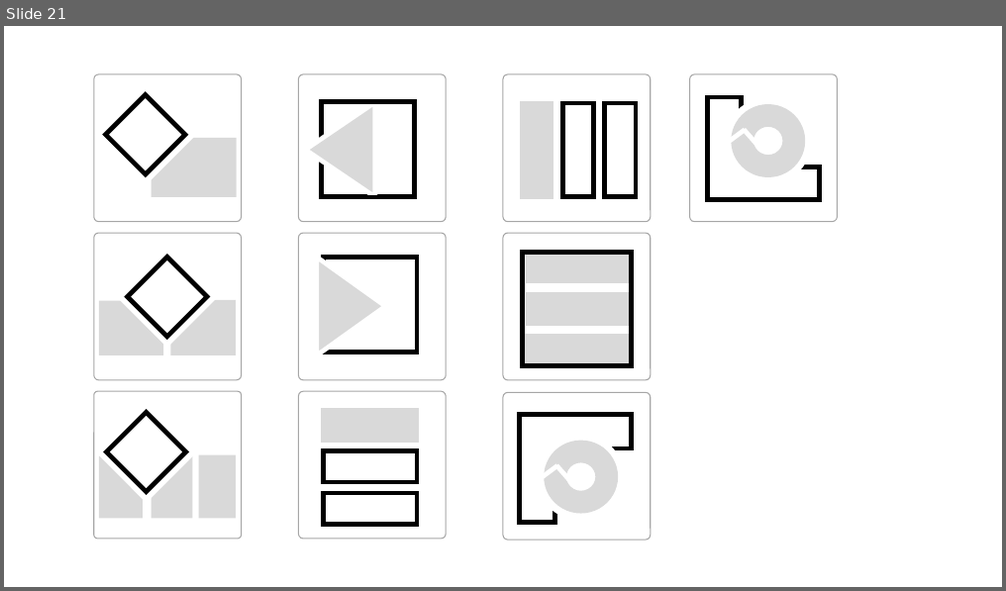
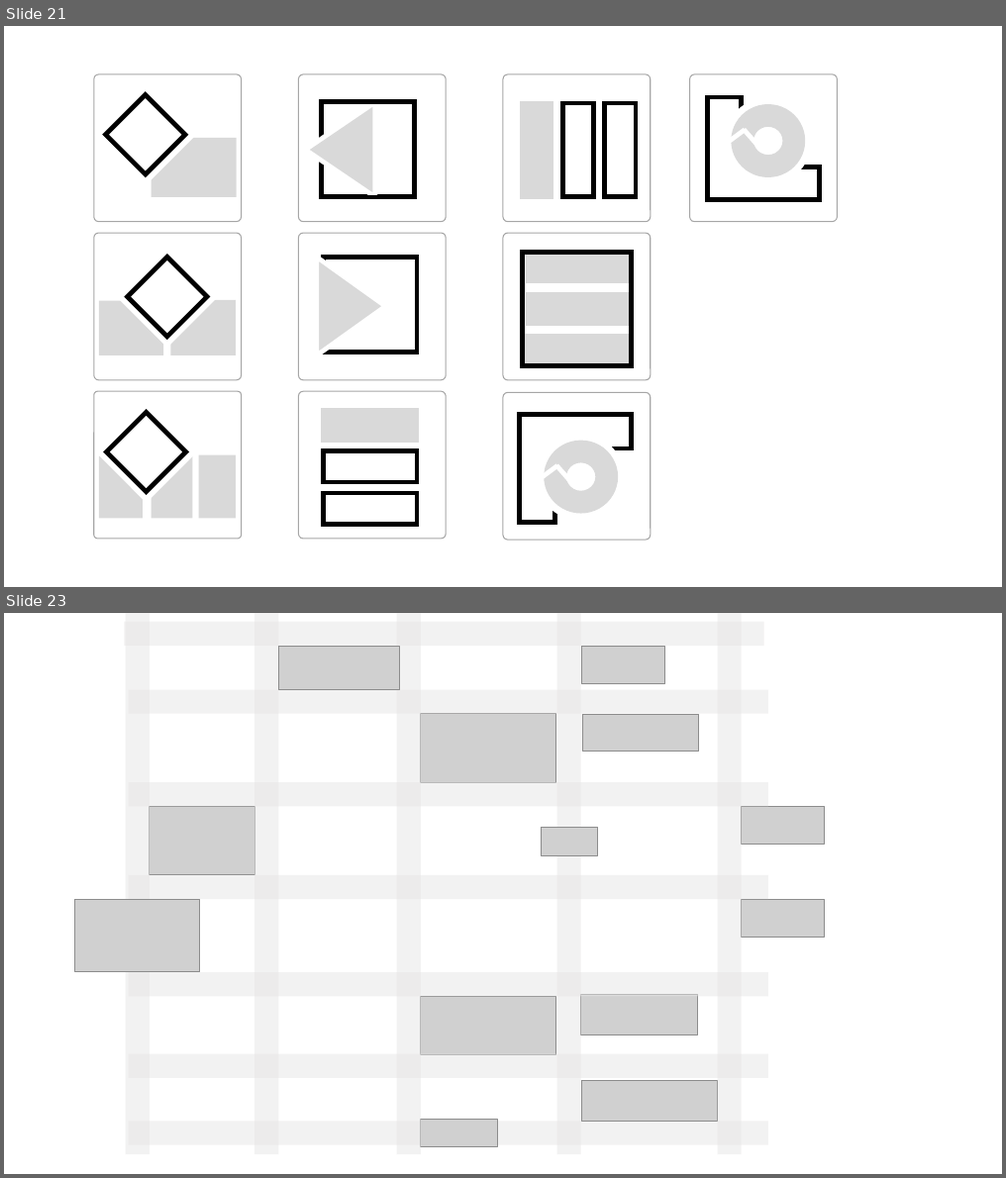
Before and after one commit to j-specman/specman, a slide deck: specifications/specman-layouts.pptx. Shown one above the other, each under a label of ours: slide 21 before the commit, slides 21 and 23 after it; the slides between them are not shown. The pictures are 1006x591 and 1006x1178 pixels, drawn with LibreOffice and Linux fonts; fonts in the diff are those of the drawing; grey boxes stand for pictures. Boxes give left, top, right and bottom in pixels: in the first picture for what was removed or moved away, otherwise in the second. Text is boxed around its words. In the diff, an @@ line names an element or a change of style, - is before the commit and + after.

```diff
--- a/specifications/specman-layouts.pptx
+++ b/specifications/specman-layouts.pptx
@@ slide 23 added at box(4, 613, 1002, 1174), background #FFFFFF @@
@@ rectangle added at box(124, 622, 764, 646), fill #E7E6E6 at 50% opacity @@
@@ rectangle added at box(126, 613, 150, 1155), fill #E7E6E6 at 50% opacity @@
@@ rectangle added at box(254, 613, 279, 1155), fill #E7E6E6 at 50% opacity @@
@@ rectangle added at box(397, 613, 421, 1155), fill #E7E6E6 at 50% opacity @@
@@ rectangle added at box(557, 613, 581, 1155), fill #E7E6E6 at 50% opacity @@
@@ rectangle added at box(718, 613, 742, 1155), fill #E7E6E6 at 50% opacity @@
@@ picture added at box(279, 646, 399, 689) @@
@@ picture added at box(582, 646, 665, 684) @@
@@ rectangle added at box(129, 690, 768, 714), fill #E7E6E6 at 50% opacity @@
@@ picture added at box(421, 714, 556, 783) @@
@@ picture added at box(583, 714, 699, 752) @@
@@ rectangle added at box(129, 782, 768, 806), fill #E7E6E6 at 50% opacity @@
@@ picture added at box(150, 806, 254, 875) @@
@@ picture added at box(742, 806, 825, 845) @@
@@ picture added at box(541, 827, 598, 856) @@
@@ rectangle added at box(129, 875, 768, 899), fill #E7E6E6 at 50% opacity @@
@@ picture added at box(75, 899, 200, 971) @@
@@ picture added at box(742, 899, 825, 937) @@
@@ rectangle added at box(129, 972, 768, 997), fill #E7E6E6 at 50% opacity @@
@@ picture added at box(421, 996, 556, 1055) @@
@@ picture added at box(581, 995, 698, 1035) @@
@@ rectangle added at box(129, 1055, 768, 1078), fill #E7E6E6 at 50% opacity @@
@@ picture added at box(582, 1080, 718, 1121) @@
@@ rectangle added at box(129, 1122, 768, 1146), fill #E7E6E6 at 50% opacity @@
@@ picture added at box(421, 1119, 497, 1148) @@
```
Also in this commit, not shown: 1 other slide added, 1 other file.
